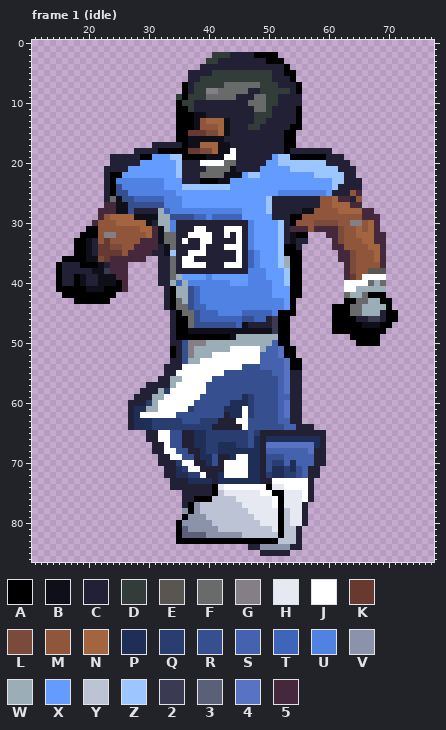
Edited in one commit: pixel-art file (godot/assets/sprites/player/anim/navy_left_rig.aseprite). The picture above is the old version.
96x96 pixels, 17 frames. Colours within 5 levels of each other are drawn and written as one. Shown: frame 1 (idle): x 11..77, y 0..86. The commit also changed other frames, which this record leaves out.
Visible layers, top first: "arm_near", "arm_far", "head_torso", "fill", "leg_near", "leg_far".
Palette (. is transparent): A #000000  B #0f0f1a  C #222034  D #323c39  E #595652  F #696a6a  G #847e87  H #e6e9f2  J #ffffff  K #663931  L #7a4a3a  M #8f563b  N #a2653f  P #1f2e56  Q #2a3d70  R #364f8f  S #4562ae  T #3f65bb  U #4f82e2  V #8b93aa  W #9badb7  X #639bff  Y #bcc3d4  Z #9cc6ff  2 #3a3a52  3 #5a6078  4 #5873c4  5 #45283c
Pixels before, frame 1 (idle) (only the part around the change), first column x 11:
14 ........................AAABMMMNBCCCDDCCCCCAA......................
15 ........................AAKKKLLNBCCCCCCCCCAA.......................
16 ........................AABBBBBBCCCCCCCCCCAA.......................
17 ....................CCCCCABBNNNBBCCCCCCCCCAA.......................
18 .................CCCCAAAAAKKLLNBBJCCCCCCCCACCCCCCC.................
19 .............CCCCCAAXXXZZAAAABBBJJCCCCCCXZZAAAAAACCC...............
20 .............CCCCCXXXXXXZCCCJJJJFFCCCCCXXZZZZZZZZCCCC..............
21 ............CCCCXXXXXXXXZCCCCFFFFBCCCCXXXXXZZZZZZZZCCC.............
22 ............CAAXXXXXXXXXZCCCFFFFBBBXZZXXXXXXXXXZZZZZCC.............
23 ............CAUUUUUUUUXXXCCCAAABBXXXXXXXXXXXXXXXXXZZCCC............
24 ............CARUUUUUUUXXXZZZZZZZZXXXXXXXXXXXXXXXXXZCCCC............
25 ............CARRUUUUUUUUXXXXXXXXXXXXXXXXXUUUUUUUUXCCCM5............
26 ............CFBRRTTTTTUUUXXXXXXXXXXXXXXZCCCCCCCCMMN55CM............
27 ............55BBRRRRRRUUUXXXXXXXXXXXXXXZCCCCCCCCMMNNN55............
28 ...........555BBRCCCCWTUUUUUUUUUUUUXXXXZCCCCCBBMMMMNNNN55..........
29 ...........5MNNNNBBBBWWRRRRTTUTTTTTXXXXXCCCAAMMMMMMMMMM555.........
30 ..........5MMMNNNNNBCWWUCCCCCCCCCCCCUXXXXZCAMMMLLLLMMGGMN5.........
31 .........AAMMMMMMMNN5BWUCCCJJCCCJJJCUXXXXZC555M5555LMMNMN5.........
32 ........AAAMGGMMMMMN5BFFCCJJJJCCJCJCUXXXXZCBAA...55LMMNNN55........
33 .......AABCMKMMMMM555BFFCJCCJJCCCCJCUXXXXZCBCC....5LMMMNN55........
34 .......AABCKKLLMM5555CBFCCCCJCCCJJJCUXXXXZAAC.....55MMMMNN5........
35 .......AABCKKKKM5555CCBZCCJJJCCCCCJCTUXXXZAAA......55LMMMN5........
36 .....AAAABBLK555555..CCFCJJCCCCCCCJCTUXXXZWAA......55LMMMN5........
37 ....ACCCAAABC555.....CCFCJJJJCCCJJJCTUXXXZWAA.......5LMMMM5........
38 ....ACCCCCBB2555.....CCFCCCCCCCCCCCCUUUXXXZAA.......5LMMEEE........
39 ....ACCABCCBBB55.....CCFWXXXXUXXXXXXUUUXXXZAA.......5KMJJJJ........
40 ....ACCABCCBBBA5.....CCWTWUUUUUUUXXXUUUUXXZAA.......JJJJFWF........
41 ....AAAAABBBAAA5......CAWWRTUUUUUUUUUUUUXXXAA.......JJWWWWW........
42 .....AAAAAAAAA........CAWWRTUUUUUUUUUUUUXXXAA.......FWWFAAA........
43 .......AAAAAA.........CAFWRTUUUUUUUUUUUUUUXA........AAFFWWAA.......
44 ......................CAFFRTTUUUUUUUUUUUUUXA......AAAFFWWWWA.......
45 .......................CAFFRTTTUUUUTTTTTUAAA......AAAFFWWWCAA......
46 .......................CAAFRTTTTTTTRRTTC2AA.......AAAACC22CAA......
47 .......................CAAFRRRRRRRTBCCCC2AA.......AAAAABBBAA.......
48 .......................CAABBBBBBBBBBBBBB2AA.......AAAAAAAAA........
49 .......................CAAAAAAAAABWWWWWWWAA..........AAAAA.........
50 .......................CCRGGGWWWWWWWWWWWSAA...........AAAA.........
51 .......................ACRGWWWWWWJJJJJWSS4AA.......................
52 .......................ACRGWWWJJJJJJJJSSS4AA.......................
53 .......................CCRWWJJJJJJJJJJSSSS4AA......................
54 ......................CCCJJJJJJJJJJRRRSSSS4AA......................
55 ......................CCJJJJJJJJRRRRRRRRSS4CC......................
56 .....................CCWWJJJJJRRRRRRRRRRRS4CC......................
57 ...................CCCCWJJJJJRRRRRRRRRRRRS4CC......................
58 ..................CCCWQJJJJJJRRRRRRRRRRRRS4CC......................
59 .................CCCWWJJJJJJRRRRRRRPQRRRRSSCC......................
60 ................CCCQWJJJJJJRRRRRRPPPQRRRRS4CC......................
61 ................CPPWWJJJJJQRRRRRPPPJQRRRRS4CC......................
62 ................CPJJJJJJRRRRRRRRCPPJQRRRRS4CC......................
63 ................CPPPQQQQQRRRQQQCCCJJRRRRRSSCC......................
64 ................CPPPQQQQQQQQQQCCCCCJRRRRRRSSCCC....................
65 ...................CCJJRRCCPPQQQQQQQRQCCCCCCCCCCC..................
66 ...................CCJJRRCCPPQQQQQQQRPCPPPPPPPPPC..................
67 ....................CCJRRCCPPQQPPPQQRPC44444444PC..................
68 ....................CCJJRRCCPQQPPPPPPPCSSSSSSS4CC..................
69 .....................CCJJRRCPPRCCPJJPPCRRRSSSSSCC..................
70 .....................CCCQJJCCPRCJJJJPPCRQQSPSSSCC..................
71 ......................CCPQJJCCCCJJJJPPCRPPQPRSCC...................
72 ......................CCPPQQJCCPJJJJPPCQPPQQRSCC...................
73 .......................CCCPPPPCPPPPPPPCCJJJJJJC....................
74 .......................CCCCCCCAHJJJJJJJAHHJJJJC....................
75 .........................CCCCCAYHHHHHHJJAAHHHJC....................
76 .........................CCAAAYYYYHHHHHHJAHHHJC....................
77 .........................CAVYYYYYYYHHHHHJAHHHC.....................
78 .........................VAVYYYYYYYYHHHHHAYHHC.....................
79 .........................AVVVYYYYYYYYHHHHAYHHC.....................
80 ........................AVVVVVYYYYYYYYHHHAYHHC.....................
81 ........................A3VVVVVYYYYYYYYYHAYYC......................
82 ........................A3333VVVVVVYYYYYYAYYC......................
83 ........................AAAAAAAAAAAAAAAAAYYYC......................
84 ....................................CCVVVVVCC......................
85 ......................................CCCCC........................
86 ...................................................................
After:
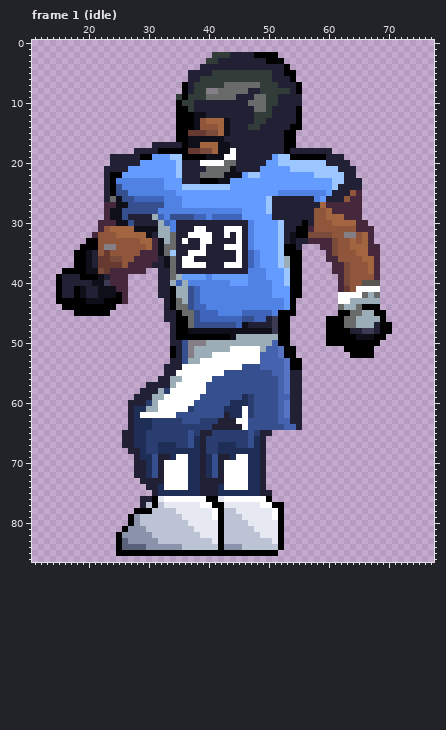
Diff:
Changed rows in their new state; - is an unchanged pixel.
Frame 1 (idle):
first column x 15:
26 -------------------------------------------UXCCCM55------
27 --------------------------------------------N5555--------
28 -------.-B-R-RRRRUU----------------------CC--N55555..----
29 -------.5BBRCCCCWTU--------------------CCCC--NNN555...---
30 ------.555BBRCCC--T--------------------CCACMMMNNNN55..---
31 -----..5-NNNNBBBBW---------------------CAA5MMMMM--555.---
32 ----..5-MMNNNNNBCWW-----------------------LLLLMMGGM-5..--
33 ---..AA-M-----NN--W-----------------------5555LM-N--5..--
34 ---.-AAMGGM--MMN-BF-------------------------55LM-NNN55.--
35 -------M-MM-MM--5BF--------------------------5LMMMNN55.--
36 -..---CK-LLMM--55-B--------------------------55MMM-NN5.--
37 ...A-BCKKKKM5555C-B---------------------------55LM--N5.--
38 .AAAAB-LK---555-------------------------------55LM--N5.--
39 ---CAAA-C5-------------------------------------5LM-MM5.--
40 ---CC-B-255------------------------------------5LMMEEE.--
41 -CC-BCC-BB5------C-----------------------------5KMJJJJ.--
42 ACC-BCCBBBA5-----C-----------------------------JJJJ-WF.--
43 AAA--BBB-AA5-----------------------------------JJWWW--..-
44 -AAAAAAAAA------------------------------------.FWW-AAA..-
45 ---AAAAAA---------C---------------------------.------AA..
46 ------------------C--------------------------A--FFWWWWA..
47 ---------------------------------------------A--FFWWWC---
48 ---------------------------------------------A---CC22C-A-
49 ---------------------------------------------AAAA-BBB-A--
50 ---------------------------------------------AAAAA-------
51 ------------------------------------------------AAAAA----
52 -------------------------------------------------AAAA----
first column x 25:
64 -------------------------------..--
65 -CCPPQQQQQQQRQCC----------.........
66 -CCPPQQQQQQQR-C----------..........
67 -CCPPQQPPPQQR-C----------..........
68 --CCPQQPPPPPPPC----------..........
69 ---CPPR--P-JPPC----------..........
70 ---CCPR-JJJ-PP-----------..........
71 ---CCPRCJJJJPP-PR--------.........-
72 ---CCPRCJJJJPPCPRC-------.........-
73 ----CCCCJJJJ--CC-CJJJJ---........--
74 -----CCPJJJJPP--CP----PPC........--
75 ------CPPPPPPP--CPPPPPPPCC.......--
76 ----CCAHJJJJJJJ-AHJJJJJJJA.......--
77 ----CYAYHHHHHHJJAAHHH---JJA-....---
78 ---AAAYYYYHHHHHHJA--HH----J-....---
79 --AVYYYYYYYHHHHHJA---HH---J-....---
80 --AVYYYYYYYYHHHHHA----HH----....---
81 -AVVVYYYYYYYYHHHHA-----HHH--...----
82 AVVVVVYYYYYYYYHHHAYYY---HHH-...----
83 A3VVVVVYYYYYYYYYH-YYYYYYYYHA...----
84 A3333VVVVVVYYYYYYAVVVYYYYYYA...----
85 AAAAAAAAAAAAAAAAAAAAAAAAAAA..------
